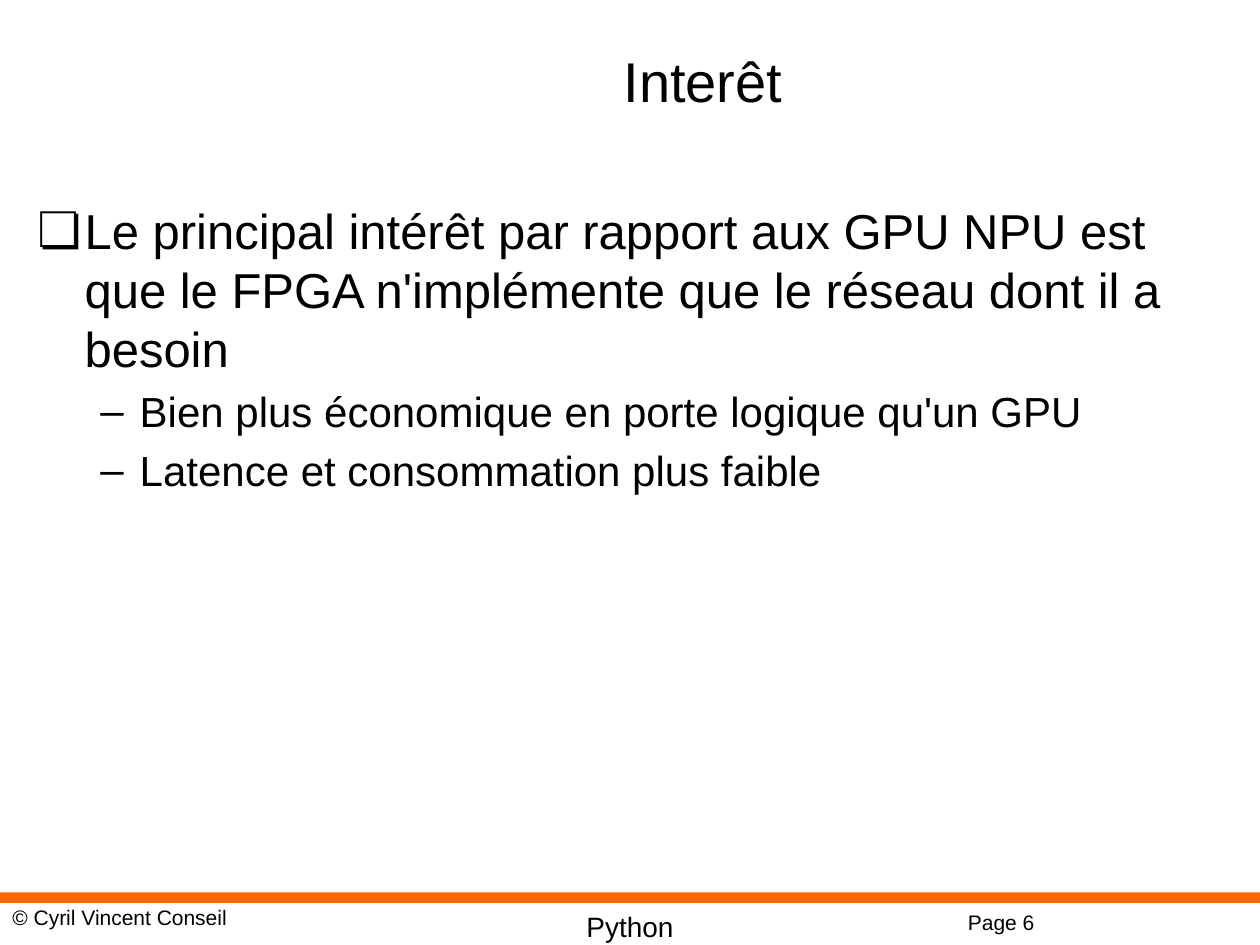
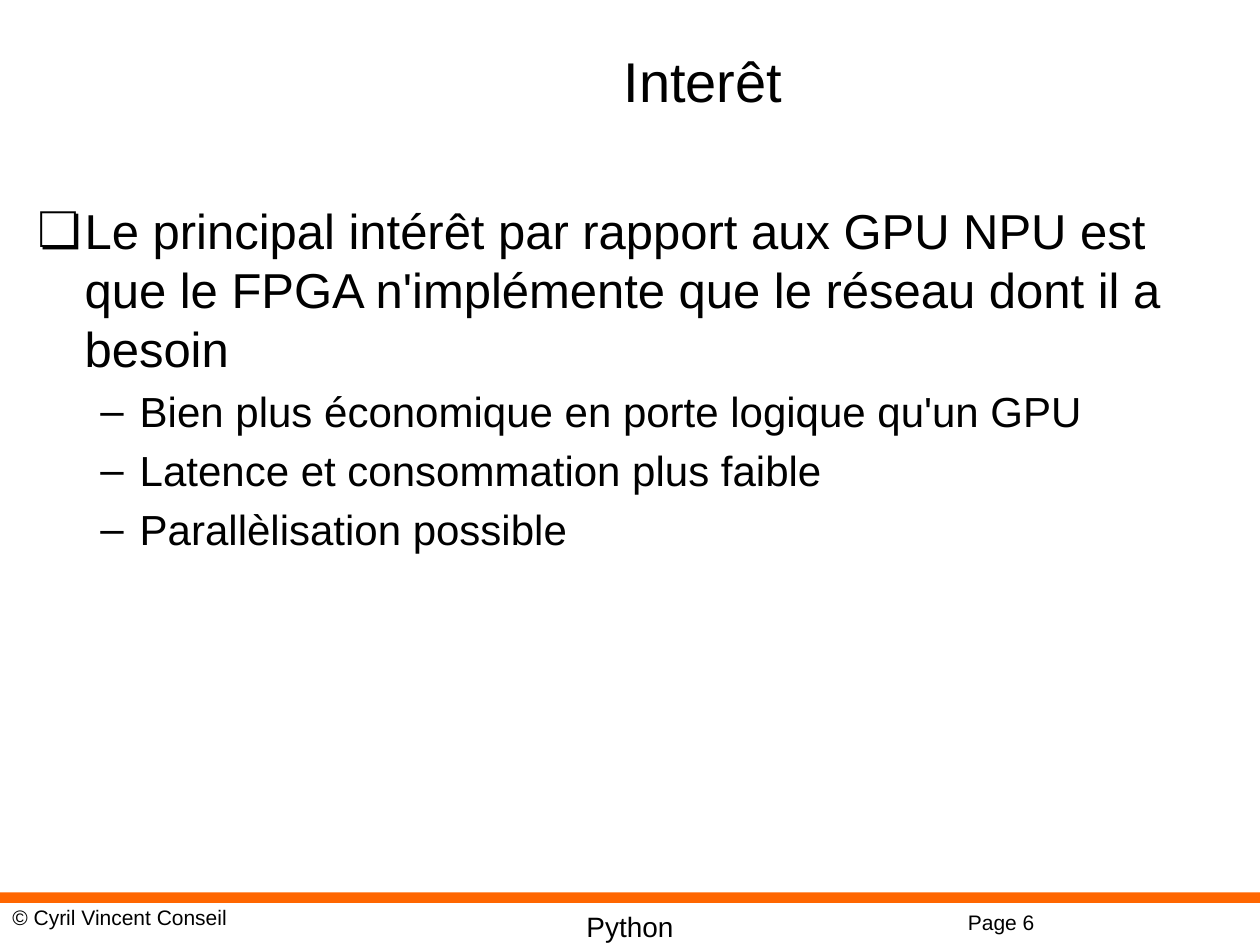
Before and after one commit to cyrilvincent/iot-ai, a slide deck: slide 6 of ppt/IoTAI31-FPGA.pptx. Drawn at 1260x945 pixels with LibreOffice and Linux fonts; fonts in the diff are those of the drawing; background and template pictures are left out. Boxes give left, top, right and bottom in pixels: in the first picture for what was removed or moved away, otherwise in the second. Text is boxed around its words. In the diff, an @@ line names an element or a change of style, - is before the commit and + after.

```diff
--- a/ppt/IoTAI31-FPGA.pptx
+++ b/ppt/IoTAI31-FPGA.pptx
@@ text at (x1=140, y1=514, x2=567, y2=553): paragraph added @@
+  – Parallèlisation possible
```
Also in this commit, not shown: 18 other files.
